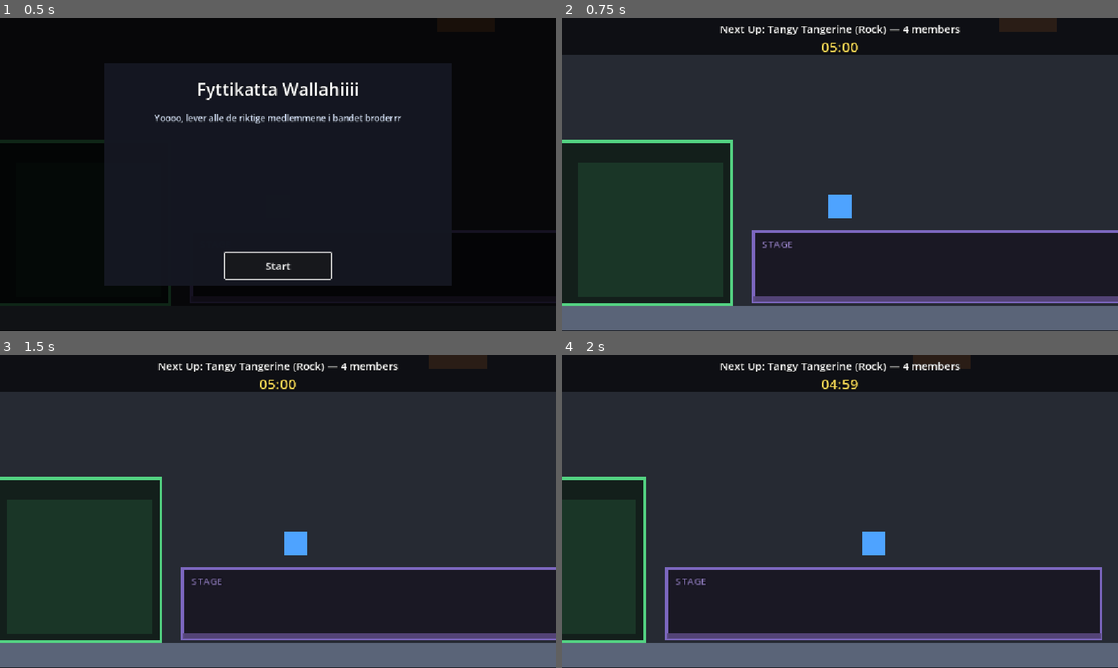
Above: before the commit, frames 1-4 (two rows, left to right).
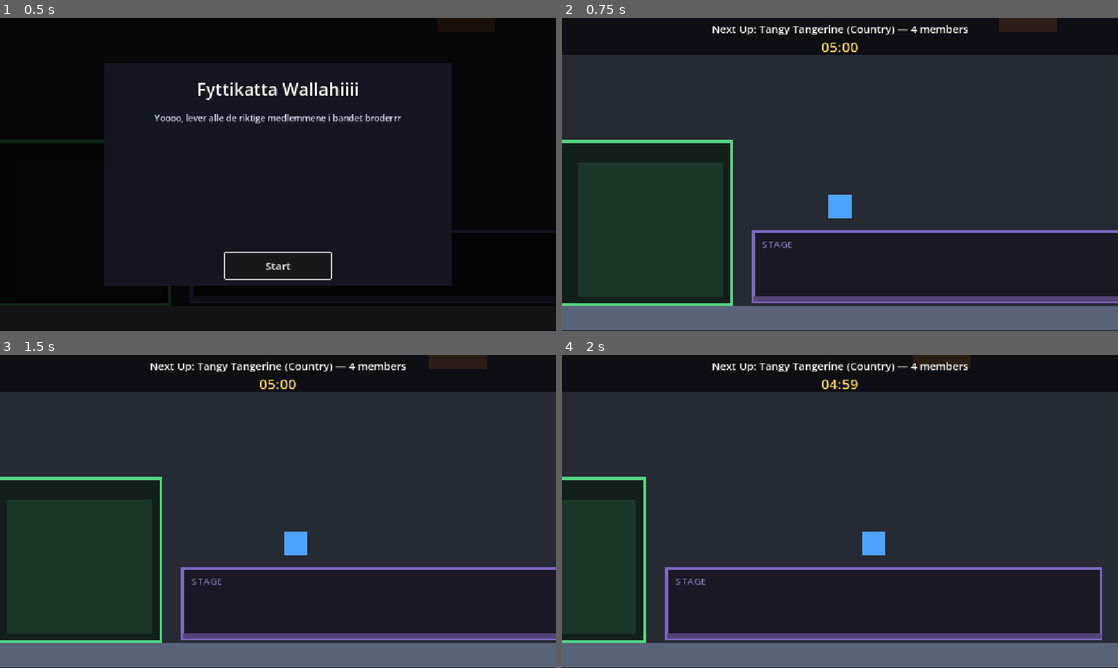
Above: after the commit, the same moments.

Repository: hexahigh/cool-game-project
Game: Godot game, scene res://scenes/main.tscn
Same seed, same stepped clock (60 frames per second), same inputs: the game is played once before the commit and once after it.
Inputs (mouse positions are in pixels of both pictures, inside the frame that each line leads up to):
- Up to frame 1 (0.5 s): no input
- Up to frame 2 (0.75 s): click "Start" at 0.5 s
- Up to frame 3 (1.5 s): tap Enter at 1.25 s; move the mouse to (400, 495) at 1.27 s; hold D (move_right) from 1.28 s (still down); click (400, 495) at 1.42 s
- Up to frame 4 (2 s): keep holding D (move_right)

Frame 1 is identical in both runs. In frame 2, 0.8% of the frame differs, in the area x 27-73%, y 2-6%; in frame 3, 0.8%; in frame 4, 0.8%.

Commit message:
fix country song genre

Diff:
--- a/scripts/game_manager.gd
+++ b/scripts/game_manager.gd
@@ -22,7 +22,7 @@
 	{
 		"id": "tangy_tangerine",
 		"name": "Tangy Tangerine",
-		"genre": "Rock",
+		"genre": "Country",
 		"stems": [
 			{"instrument": "Drums", "paths": ["res://songs/tangy-tangerine/mono/kick.mp3", "res://songs/tangy-tangerine/mono/snare.mp3"]},
 			{"instrument": "Guitars", "paths": ["res://songs/tangy-tangerine/mono/lead_guitar.mp3", "res://songs/tangy-tangerine/mono/rhythm_guitar.mp3"]},
